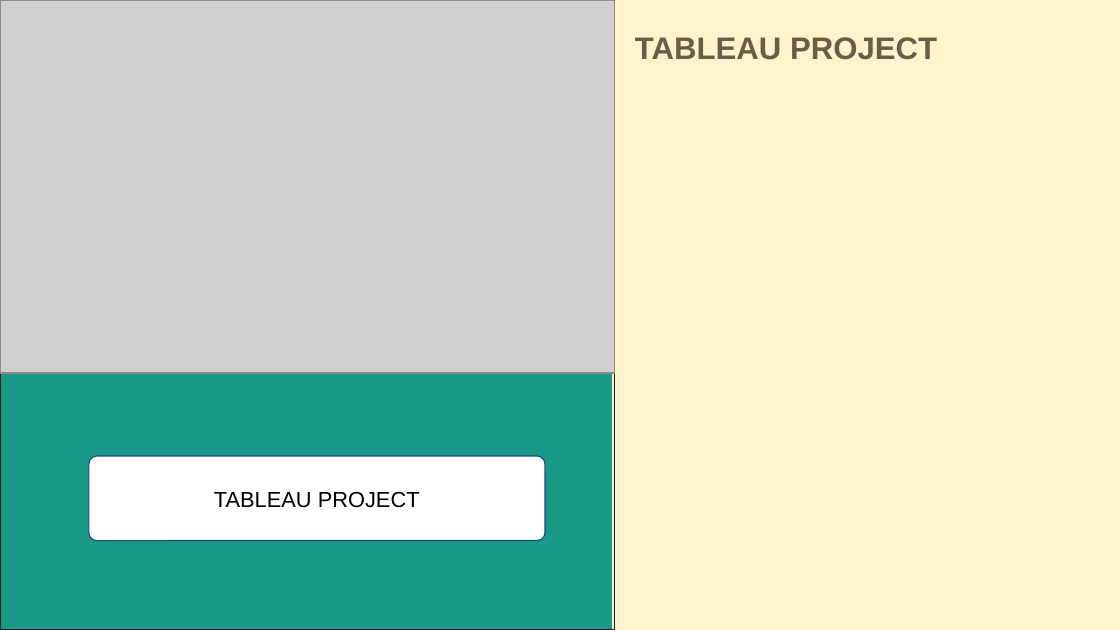
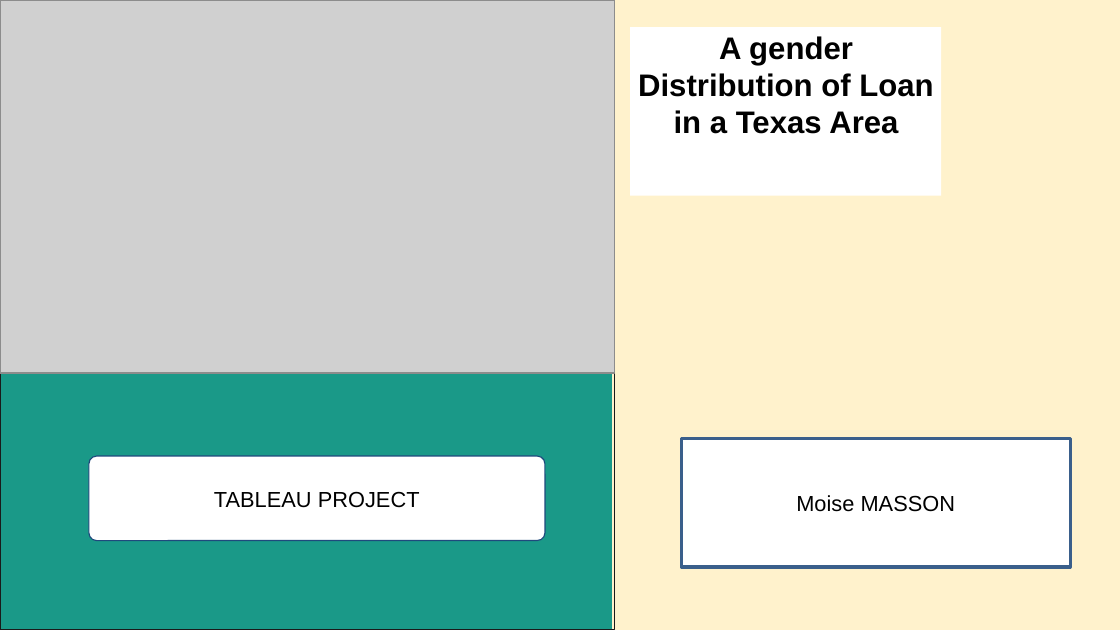
Before and after one commit to Ben-Judas/Tableau-Project, a slide deck: slide 1 of Project Tableau.pptx. Drawn at 1120x630 pixels with LibreOffice and Linux fonts; fonts in the diff are those of the drawing; grey boxes stand for pictures. Boxes give left, top, right and bottom in pixels: in the first picture for what was removed or moved away, otherwise in the second. Text is boxed around its words. In the diff, an @@ line names an element or a change of style, - is before the commit and + after.

```diff
--- a/Project Tableau.pptx
+++ b/Project Tableau.pptx
@@ rectangle added at <box>631,27,942,196</box>, fill #FFFFFF, 20 pt, text #000000, bold @@
+A gender Distribution of Loan in a Texas Area
@@ text removed at <box>635,37,937,60</box> @@
-TABLEAU PROJECT
@@ rectangle added at <box>682,438,1071,567</box>, fill #FFFFFF, outline #3A5F8C 2 pt, 14 pt, text #000000 @@
+Moise MASSON
```
Also in this commit, not shown: 1 other slide changed, 4 slides added, 12 slides removed.
